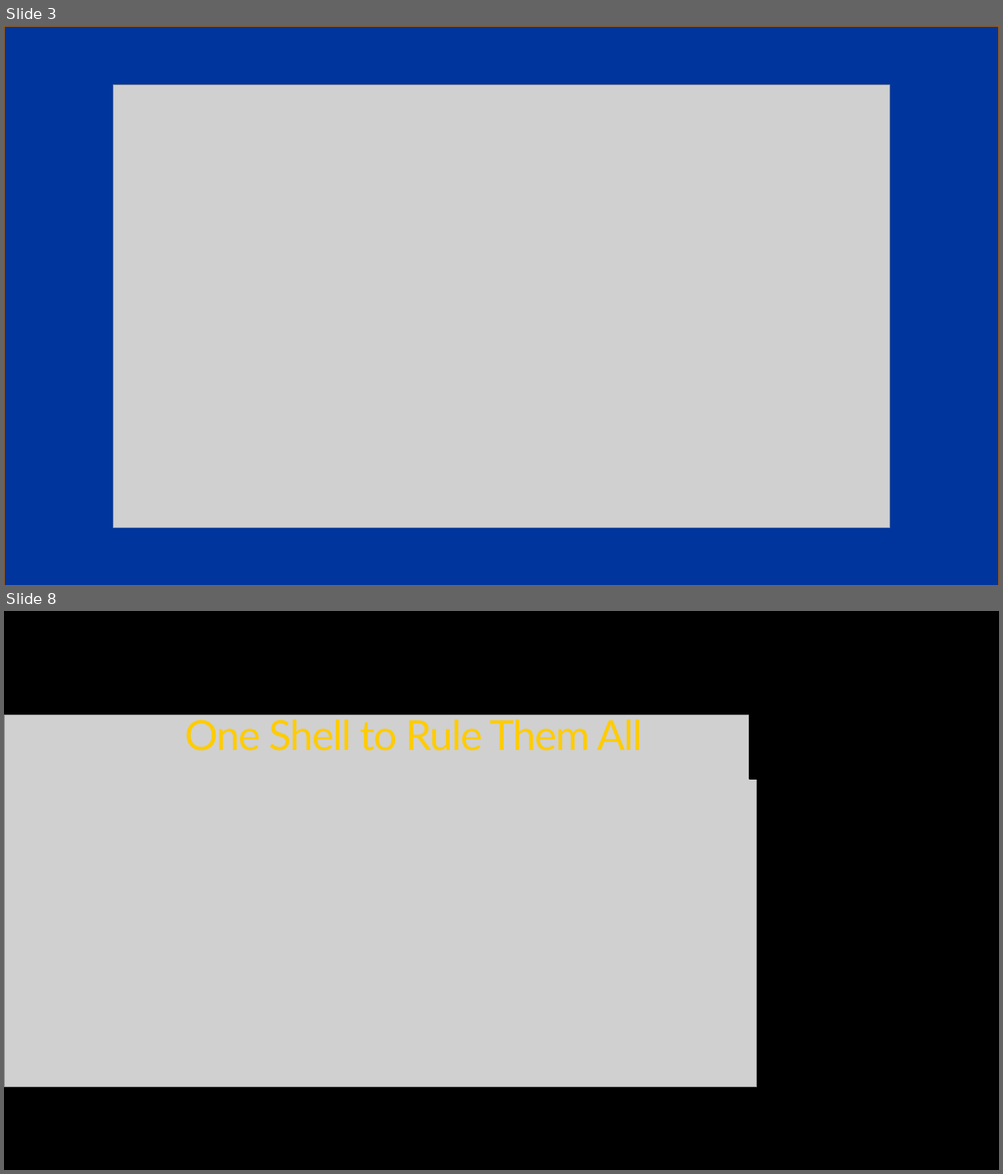
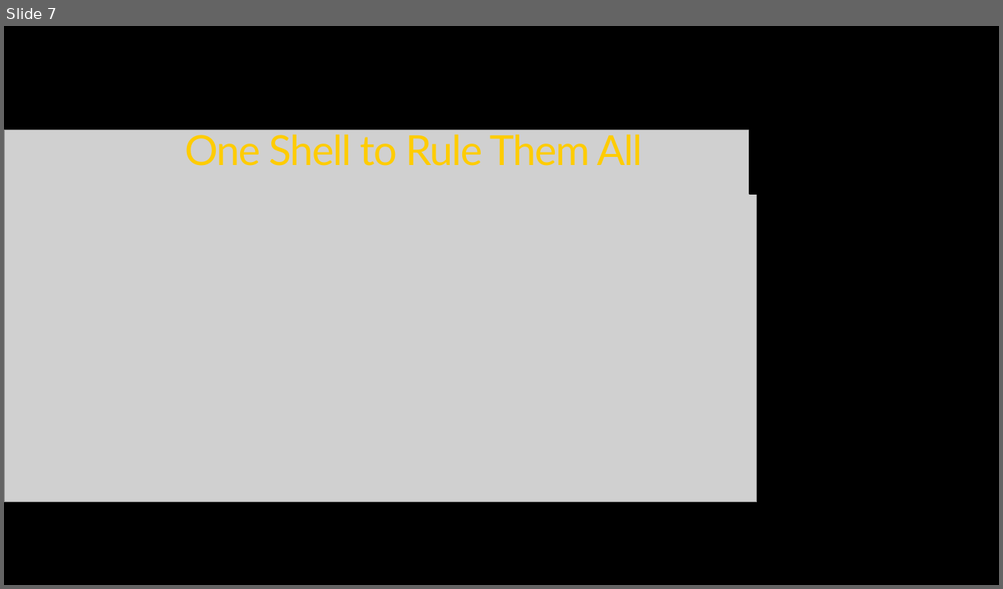
Before and after one commit to bcafferky/shared, a slide deck: FullAutomationWithPowerShell/PowerShellAzureFullAuto.pptx. Shown one above the other, each under a label of ours: slides 3 and 8 before the commit, slide 7 after it; the slides between them are not shown. The pictures are 1003x1174 and 1003x589 pixels, drawn with LibreOffice and Linux fonts; fonts in the diff are those of the drawing; grey boxes stand for pictures. Boxes give left, top, right and bottom in pixels: in the first picture for what was removed or moved away, otherwise in the second. Text is boxed around its words. In the diff, an @@ line names an element or a change of style, - is before the commit and + after.

```diff
--- a/FullAutomationWithPowerShell/PowerShellAzureFullAuto.pptx
+++ b/FullAutomationWithPowerShell/PowerShellAzureFullAuto.pptx
@@ slide 3 removed at [4, 26, 999, 585], background #00359E @@
@@ rectangle removed at [4, 26, 999, 585] @@
@@ picture removed at [114, 85, 890, 528] @@
@@ rectangle removed at [4, 548, 999, 585] @@
@@ rectangle removed at [4, 543, 999, 548] @@
@@ what was slide 8 is now slide 7 @@
```
Also in this commit, not shown: 41 slides changed, 1 slide added, 1 other slide removed, 36 other files.
